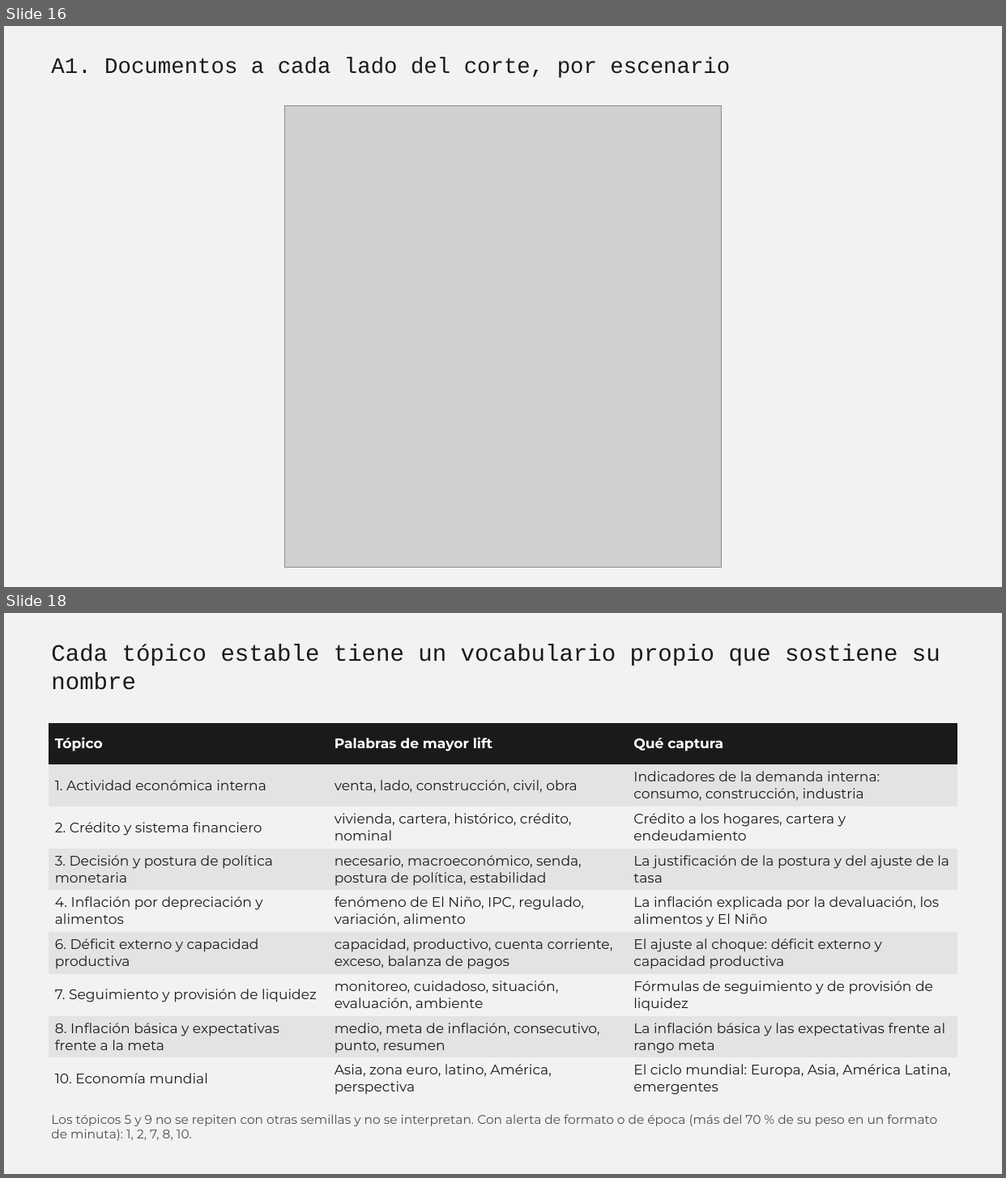
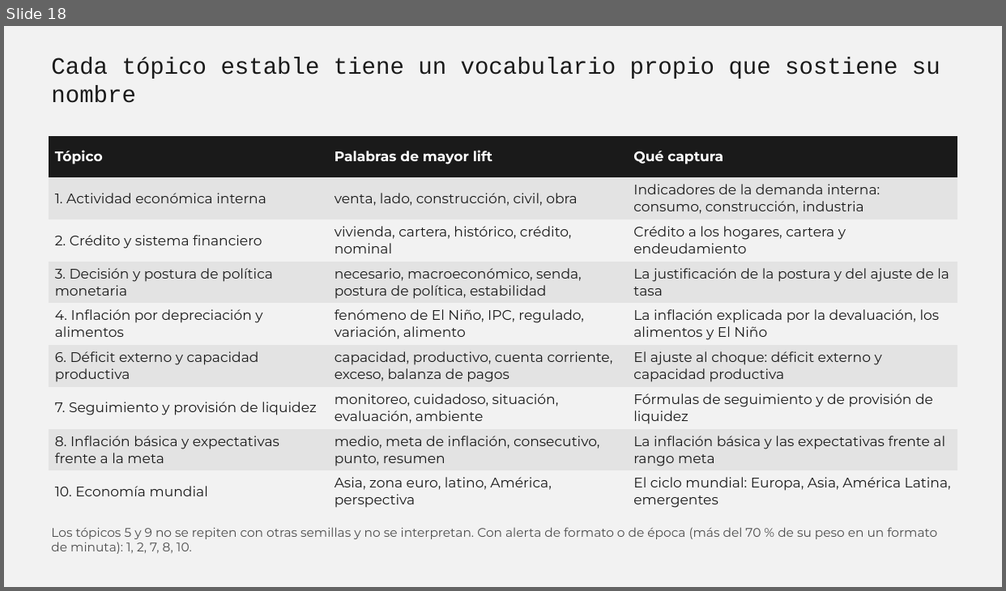
Before and after one commit to talleres-ECON3785/taller_03, a slide deck: 04_Presentaciones/borrador_presentacion.pptx. Shown one above the other, each under a label of ours: slides 16 and 18 before the commit, slide 18 after it; the slides between them are not shown. The pictures are 1006x1178 and 1006x591 pixels, drawn with LibreOffice and Linux fonts; fonts in the diff are those of the drawing; grey boxes stand for pictures. Boxes give left, top, right and bottom in pixels: in the first picture for what was removed or moved away, otherwise in the second. Text is boxed around its words. In the diff, an @@ line names an element or a change of style, - is before the commit and + after.

```diff
--- a/04_Presentaciones/borrador_presentacion.pptx
+++ b/04_Presentaciones/borrador_presentacion.pptx
@@ slide 16 removed at (4,26,1002,587), background #F2F2F2 @@
@@ text removed at (51,57,730,78) @@
-A1. Documentos a cada lado del corte, por escenario
@@ picture removed at (284,106,722,567) @@
```
Also in this commit, not shown: 3 slides added, 2 other slides removed, 1 other file.
